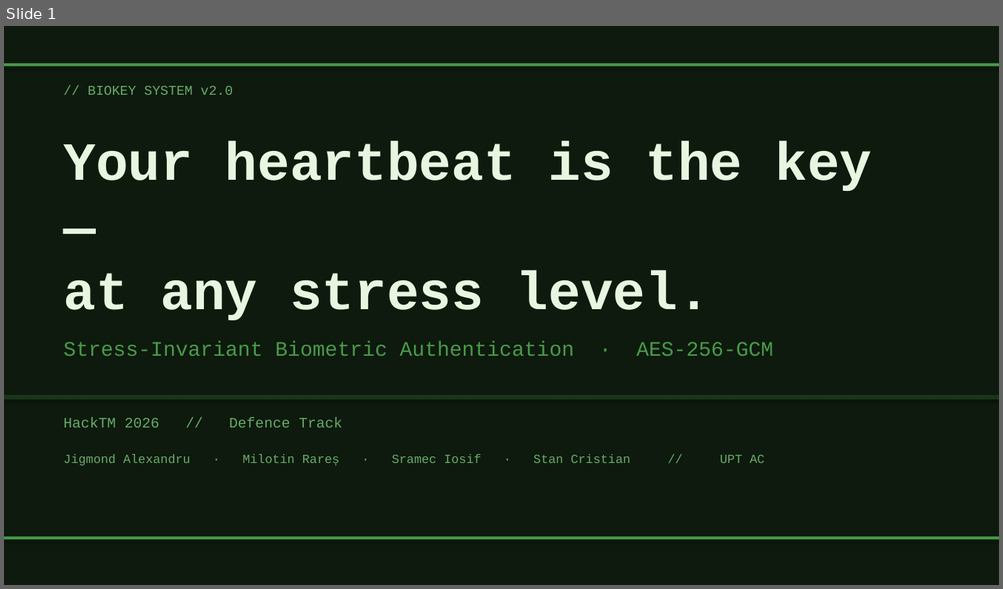
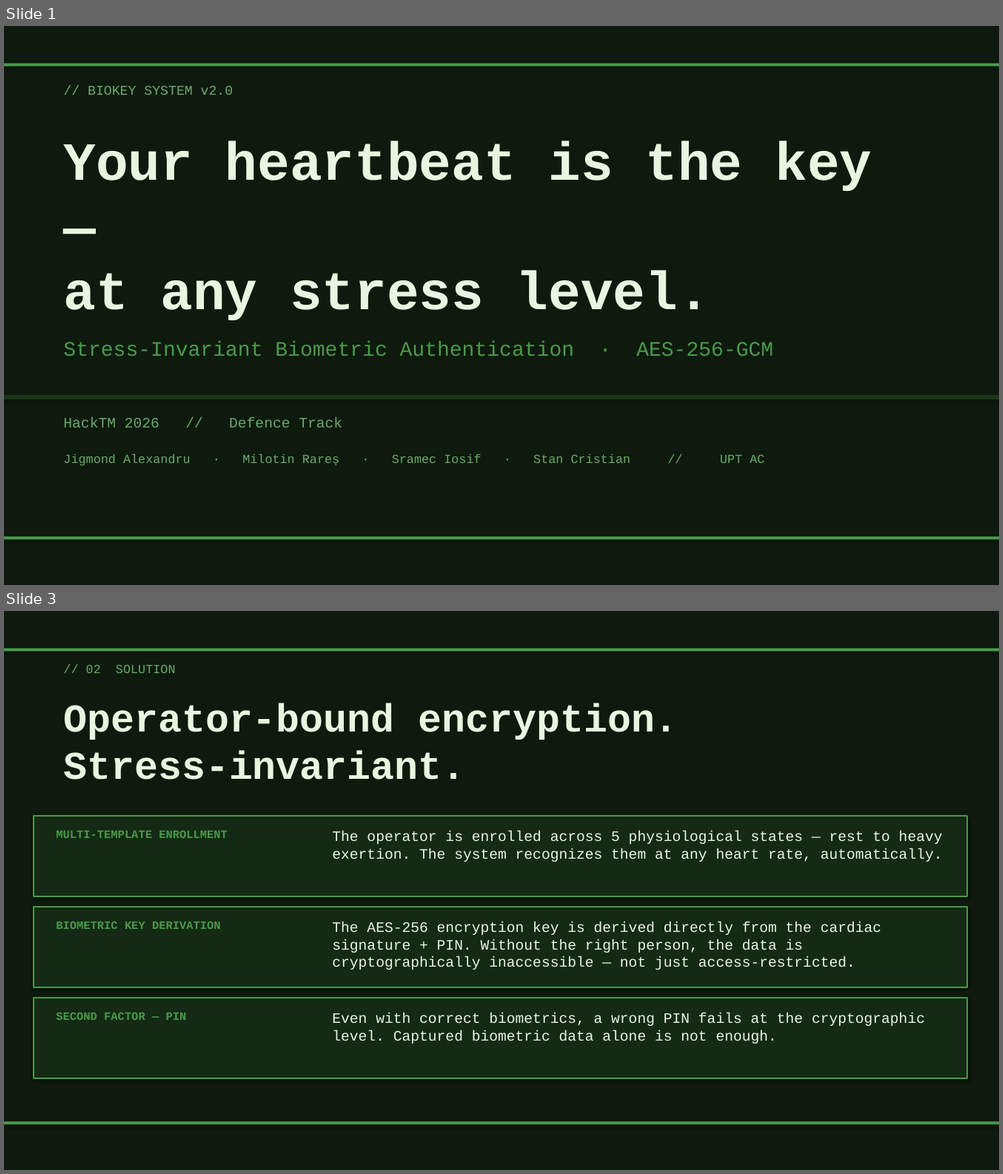
Before and after one commit to IosifSramec/biokey, a slide deck: BioKey_Presentation.pptx. Shown one above the other, each under a label of ours: slide 1 before the commit, slides 1 and 3 after it; the slides between them are not shown. The pictures are 1003x589 and 1003x1174 pixels, drawn with LibreOffice and Linux fonts; fonts in the diff are those of the drawing. Boxes give left, top, right and bottom in pixels: in the first picture for what was removed or moved away, otherwise in the second. Text is boxed around its words. In the diff, an @@ line names an element or a change of style, - is before the commit and + after.

```diff
--- a/BioKey_Presentation.pptx
+++ b/BioKey_Presentation.pptx
@@ slide 3 added at [4,611,999,1170], background #0D1A0D @@
@@ rectangle added at [4,648,999,651], fill #4A9A4A @@
@@ text added at [86,665,176,673], 12 pt, text #6AAA6A @@
+// 02 SOLUTION
@@ text added at [63,704,678,780], 38 pt, text #E8F5E0, bold @@
+Operator-bound encryption.
+Stress-invariant.
@@ rectangle added at [34,816,967,897], fill #142A14, outline #4A9A4A 1.5 pt @@
@@ text added at [56,831,227,838], 11 pt, text #4A9A4A, bold @@
+MULTI-TEMPLATE ENROLLMENT
@@ text added at [332,832,942,862], 14 pt, text #E8F5E0 @@
+The operator is enrolled across 5 physiological states — rest to heavy exertion. The system recognizes them at any heart rate, automatically.
@@ rectangle added at [34,907,967,988], fill #142A14, outline #4A9A4A 1.5 pt @@
@@ text added at [56,922,221,929], 11 pt, text #4A9A4A, bold @@
+BIOMETRIC KEY DERIVATION
@@ text added at [332,923,881,970], 14 pt, text #E8F5E0 @@
+The AES-256 encryption key is derived directly from the cardiac signature + PIN. Without the right person, the data is cryptographically inaccessible — not just access-restricted.
@@ rectangle added at [34,998,967,1079], fill #142A14, outline #4A9A4A 1.5 pt @@
@@ text added at [56,1013,187,1020], 11 pt, text #4A9A4A, bold @@
+SECOND FACTOR — PIN
@@ text added at [332,1014,925,1044], 14 pt, text #E8F5E0 @@
+Even with correct biometrics, a wrong PIN fails at the cryptographic level. Captured biometric data alone is not enough.
@@ rectangle added at [4,1122,999,1125], fill #4A9A4A @@
```
Also in this commit, not shown: 1 slide changed, 1 other slide added, 8 slides removed, 4 other files.
